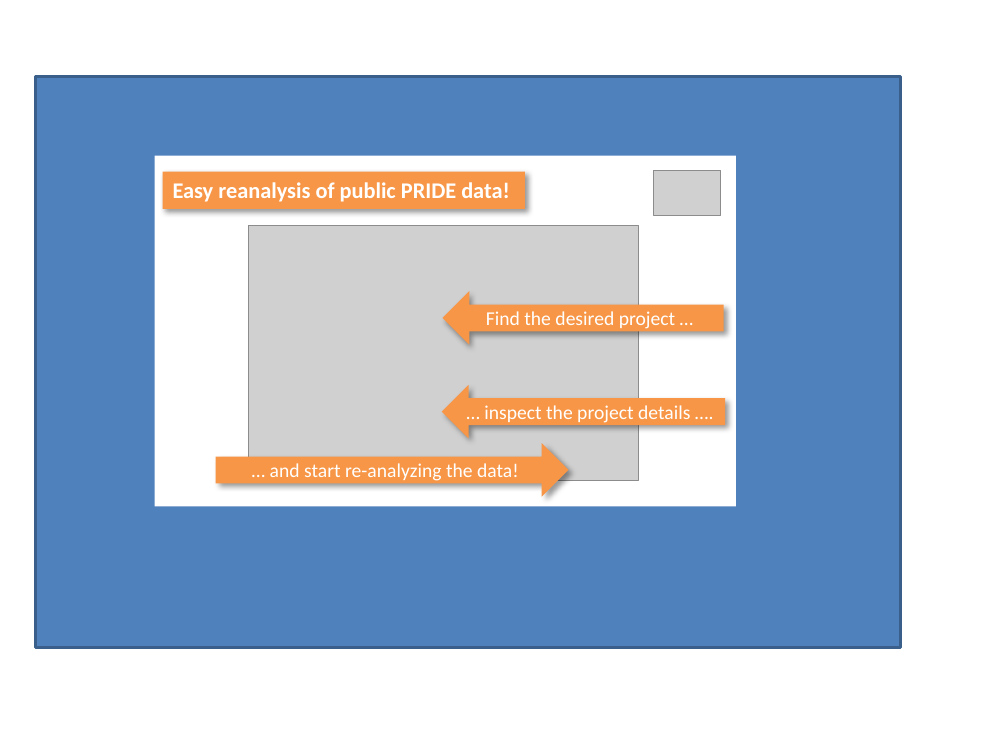
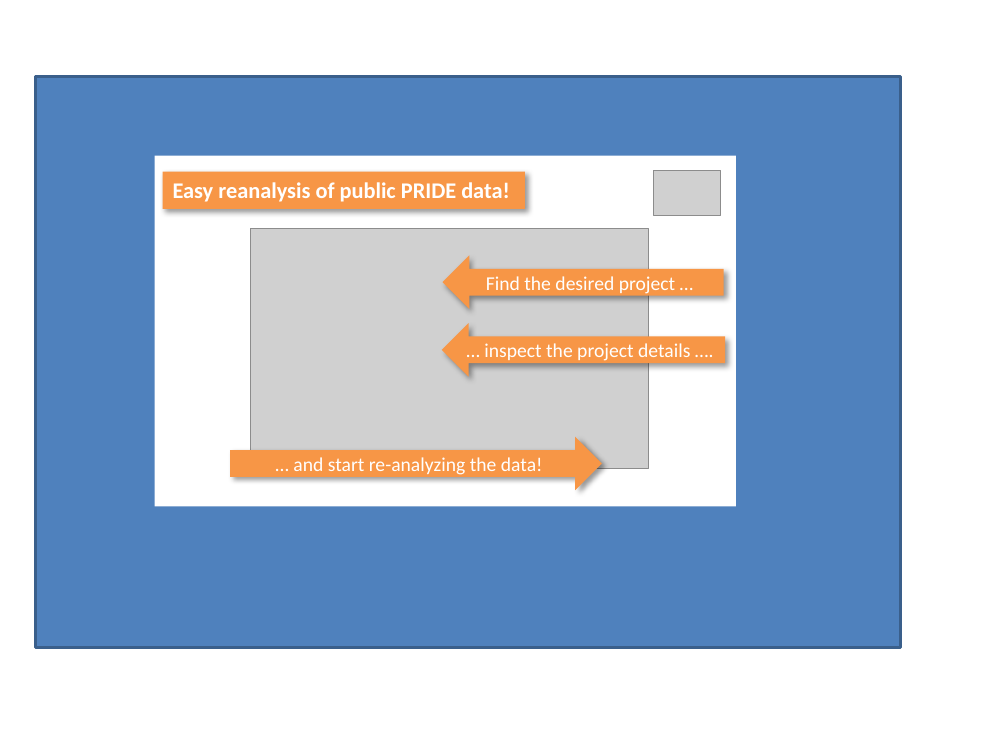
Before and after one commit to compomics/peptide-shaker, a slide deck: slide 11 of wiki/getting_started/getting_started.pptx. Drawn at 1008x756 pixels with LibreOffice and Linux fonts; fonts in the diff are those of the drawing; grey boxes stand for pictures. Boxes give left, top, right and bottom in pixels: in the first picture for what was removed or moved away, otherwise in the second. Text is boxed around its words. In the diff, an @@ line names an element or a change of style, - is before the commit and + after.

```diff
--- a/wiki/getting_started/getting_started.pptx
+++ b/wiki/getting_started/getting_started.pptx
@@ picture: place and size @@
-picture at (249,226,638,481)
+picture at (251,229,648,469)
@@ left arrow "Find the desired project …": place and size @@
-left arrow "Find the desired project …" at (443,291,724,345)
+left arrow "Find the desired project …" at (443,255,724,308)
@@ left arrow "… inspect the project details ...": place and size @@
-left arrow "… inspect the project details ..." at (442,385,725,438)
+left arrow "… inspect the project details ..." at (442,324,725,377)
@@ right arrow "… and start re-analyzing the ...": place and size @@
-right arrow "… and start re-analyzing the ..." at (216,444,569,497)
+right arrow "… and start re-analyzing the ..." at (230,436,602,490)
```
Also in this commit, not shown: 2 other slides changed.
